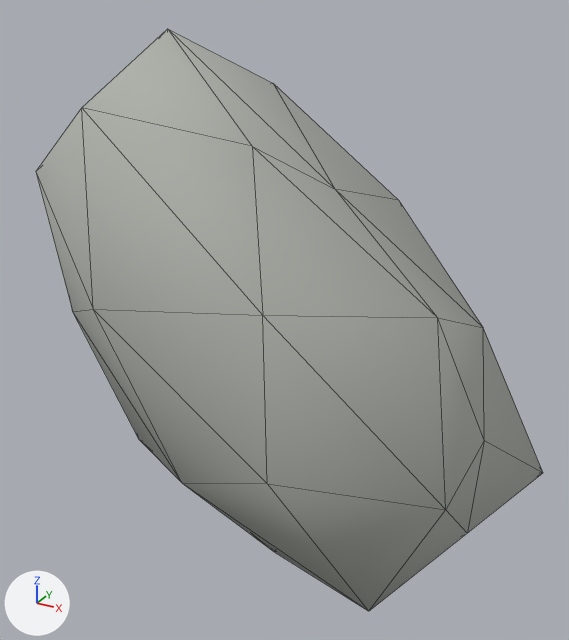
Renders of the glTF model assets/models/props/stone_1.glb from each side of a commit.
Rendered twice from a 50 mm lens placed at (0.339, -0.604, 0.515), pointed at (0.01, -0.006, 0.216). The lights are fixed; the arrows at lower left show +X, +Y and +Z. The older version comes first. Mesh edges are drawn as thin lines. Vertices at exactly the same position are counted once.

The older version as bpy lines, for what is in view:
```python
mat_stone = principled_material('Stone')
mat_stone.base_color = (0.42, 0.44, 0.4)  # grey #adb1aa
mat_stone.roughness = 0.94
me_icosphere = bpy.data.meshes.new('Icosphere')
me_icosphere.from_pydata(...)  # 42 vertices, 80 faces; spans x -0.241..0.252, y -0.239..0.244, z 0.0..0.476
me_icosphere.materials.append(mat_stone)  # grey #adb1aa
ob_stonea = bpy.data.objects.new('StoneA', me_icosphere)
ob_stonea.location = (0.0, 0.0, 0.0)
```
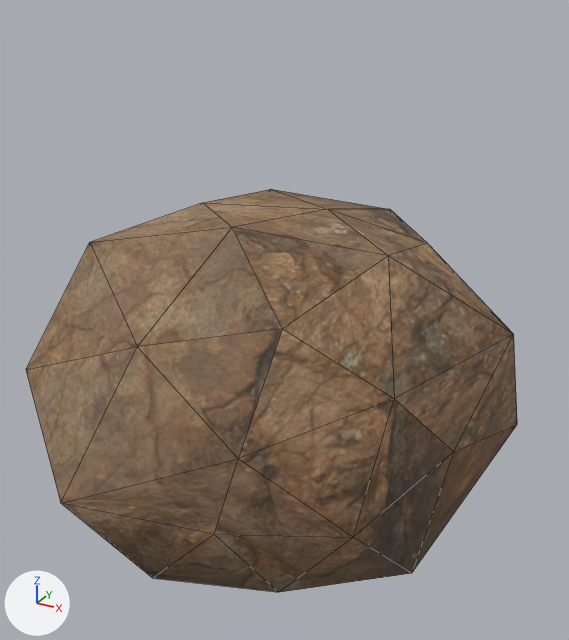
What changed in the scene script:
```text
Add img_rock_face_03_nor_gl:
    img_rock_face_03_nor_gl = load_image('rock_face_03-nor_gl', '_unpacked/rock_face_03-nor_gl', 1024, 1024, 'Non-Color')
Add img_rock_face_03_diffuse:
    img_rock_face_03_diffuse = load_image('rock_face_03-Diffuse', '_unpacked/rock_face_03-Diffuse', 1024, 1024, 'sRGB')
Change mat_stone:
    where n0 = _N.new('ShaderNodeBsdfPrincipled'); n0.name = 'Principled BSDF'
    remove n0.inputs[0].default_value = (0.42, 0.44, 0.4, 1.0)  # 'Base Color', grey #adb1aa
    add n2 = _N.new('ShaderNodeTexImage'); n2.name = 'Image Texture'
    add n2.image = img_rock_face_03_diffuse
    add n3 = _N.new('ShaderNodeNormalMap'); n3.name = 'Normal Map'
    add n3.uv_map = 'UVMap'
    add n3.inputs[0].default_value = 0.65  # 'Strength'
    add n4 = _N.new('ShaderNodeTexImage'); n4.name = 'Image Texture.001'
    add n4.image = img_rock_face_03_nor_gl
    add _L.new(n2.outputs[0], n0.inputs[0])  # 'Color' to 'Base Color'
    add _L.new(n3.outputs[0], n0.inputs[5])  # 'Normal' to 'Normal'
    add _L.new(n4.outputs[0], n3.inputs[1])  # 'Color' to 'Color'
Change me_icosphere:
    used by ob_stonea; location = (0.0, 0.0, 0.0)
    remove me_icosphere.from_pydata(...)  # 42 vertices, 80 faces; spans x -0.241..0.252, y -0.239..0.244, z 0.0..0.476
    add me_icosphere.from_pydata(...)  # 42 vertices, 80 faces; spans x -0.182..0.22, y -0.224..0.189, z 0.0..0.304
    me_icosphere part 1: 42 of 42 vertices moved; they spanned x -0.241..0.252, y -0.239..0.244, z 0.0..0.476 and now span x -0.182..0.22, y -0.224..0.189, z 0.0..0.304; mean shift (0.0, 0.0, -0.059)
```

Pixel boxes [x1, y1, x2, y2] of what changed, in the pictures (569 x 640 px):
'StoneA', surface changed, reshaped (31% shorter): before [36, 29, 543, 611]; after [26, 189, 517, 592]
